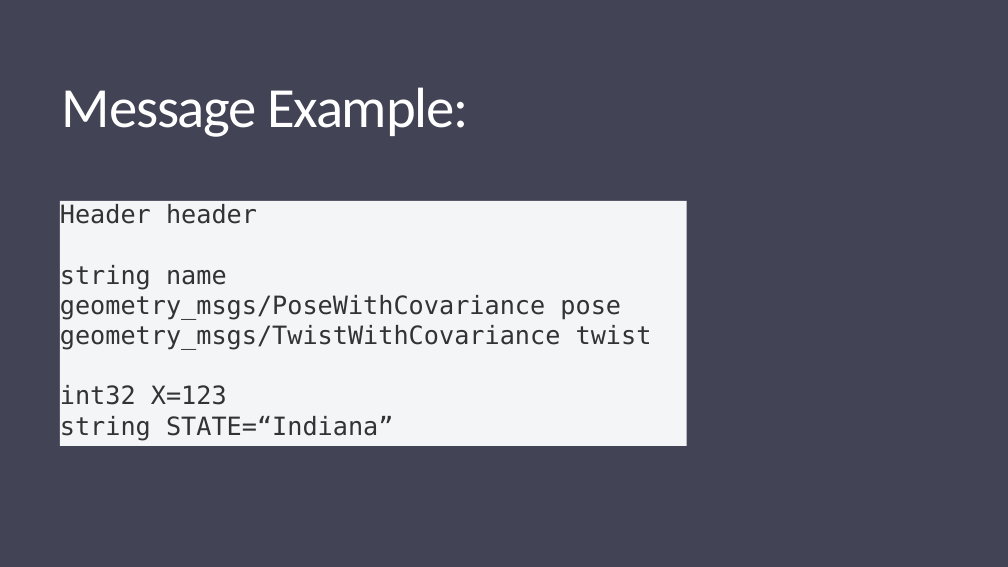
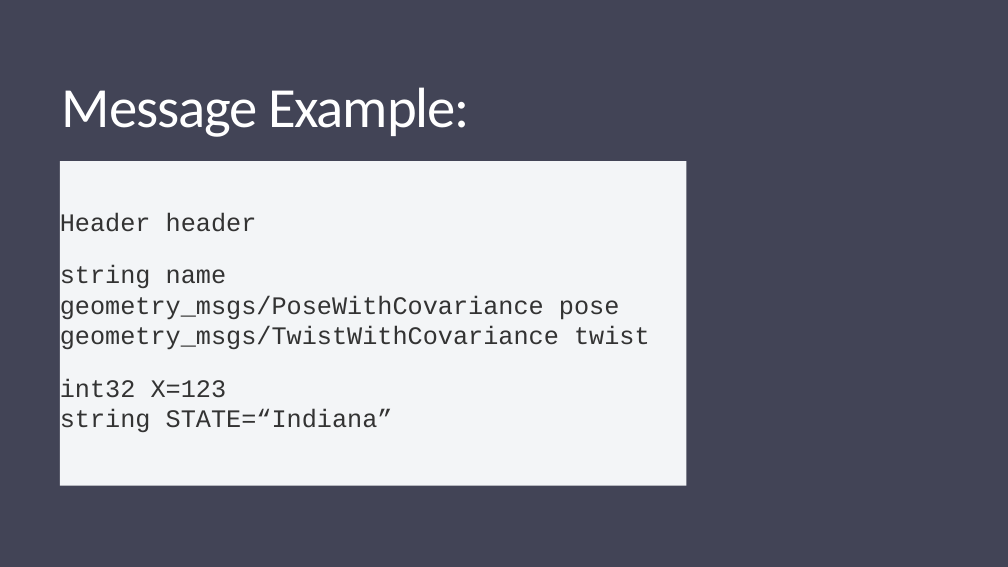
Before and after one commit to ObjExtract/ROS-Spring2019, a slide deck: slide 7 of week5/ROS Course Week 5.pptx. Drawn at 1008x567 pixels with LibreOffice and Linux fonts; fonts in the diff are those of the drawing. Boxes give left, top, right and bottom in pixels: in the first picture for what was removed or moved away, otherwise in the second. Text is boxed around its words. In the diff, an @@ line names an element or a change of style, - is before the commit and + after.

```diff
--- a/week5/ROS Course Week 5.pptx
+++ b/week5/ROS Course Week 5.pptx
@@ text "Message Example:" at (62, 87, 470, 137): letter spacing -1.2 to -1.1 pt @@
@@ rectangle "Header header": place and size @@
-rectangle "Header header" at (60, 197, 687, 450)
+rectangle "Header header" at (60, 161, 687, 485)
@@ rectangle "Header header" at (60, 161, 687, 485): font DejaVu Sans Mono to Courier New; text to rectangle @@
```
Also in this commit, not shown: 23 other slides changed, 2 slides added, 7 other files.
